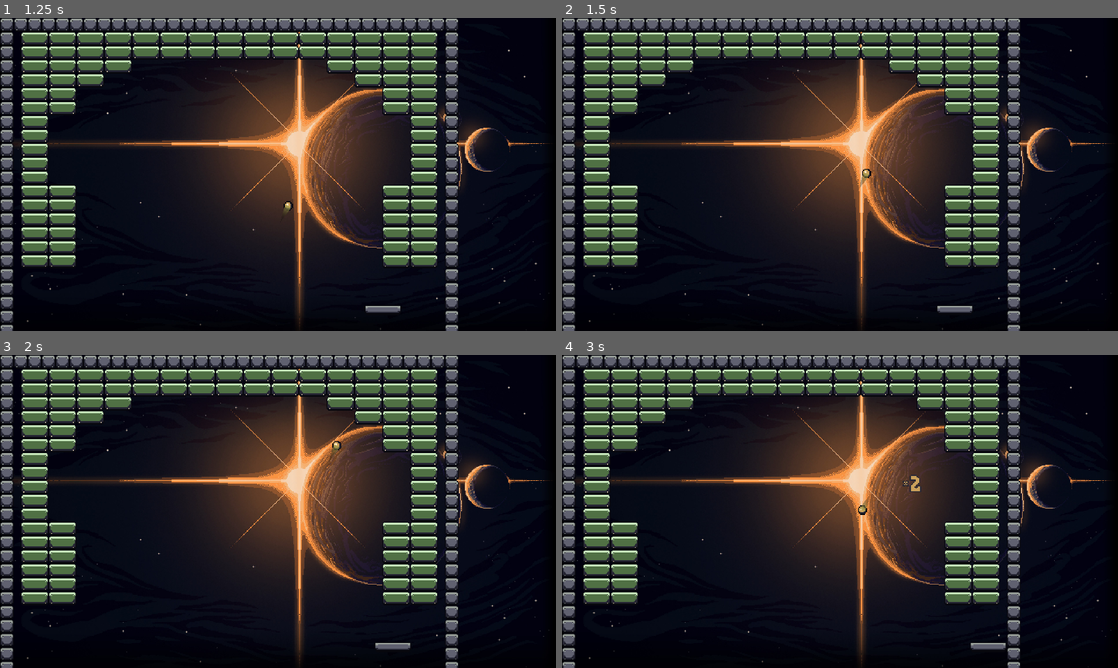
Above: before the commit, frames 1-4 (two rows, left to right).
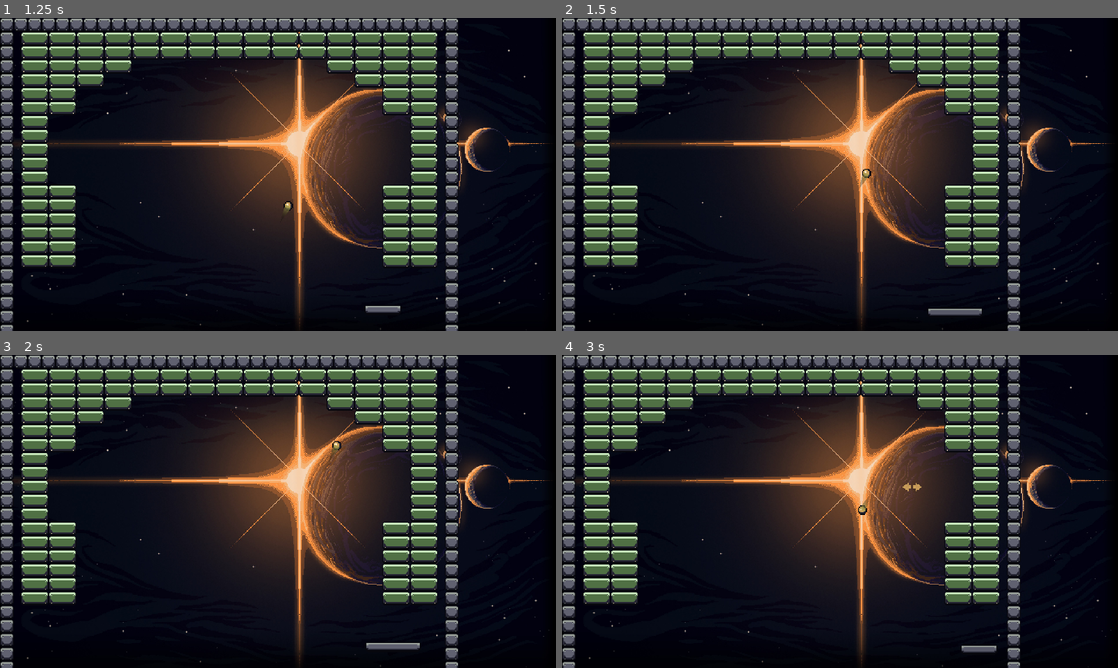
Above: after the commit, the same moments.

Repository: naviltsev/Arkanoid
Game: Godot game, scene res://Levels/level_template.tscn
The game is run twice, just before and just after one commit, with the same random seed, the same clock (stepped at 60 frames per second) and the same inputs.
Inputs:
- Up to frame 1 (1.25 s): tap Enter (ui_accept) at 0.5, 0.77 s; hold Right (ui_right) from 0.53 s (still down)
- Up to frame 2 (1.5 s): tap Enter (ui_accept) at 1.25 s; release Right (ui_right) at 1.28 s; hold Down (ui_down) from 1.28 s (still down)
- Up to frame 3 (2 s): keep holding Down (ui_down); tap Enter (ui_accept) at 1.52 s
- Up to frame 4 (3 s): release Down (ui_down) at 2.03 s; hold Right (ui_right) 2.03-2.78 s; hold Up (ui_up) from 2.78 s (still down)

Frame 1 is identical in both runs. In frame 2, 0.2% of the frame differs, in the area x 65-76%, y 92-96%; in frame 3, less than 0.1%; in frame 4, 0.3%, in the area x 61-80%, y 38-96%.

Commit message:
add wide paddle power-up; fix paddle position before switching to wide paddle

Diff:
--- a/Player/player.gd
+++ b/Player/player.gd
@@ -59,6 +59,13 @@
 	if Input.is_action_just_pressed("ui_accept"):
 		set_state(STATE_BALL_DETACHED)
 		get_ball().launch(Vector2.ZERO)
+
+	if Input.is_action_just_pressed("ui_down"):
+		switch_to_wide_paddle()
+
+	if Input.is_action_just_pressed("ui_up"):
+		switch_to_regular_paddle()
+
 
 func set_state(state: int):
 	_state = state
@@ -128,9 +135,15 @@
 
 # turns on wide paddle as a result of POWERUP_WIDE_PADDLE
 func switch_to_wide_paddle():
+	collision_shape.shape.set_height(192)
 	animation_player.play("switch_to_wide_paddle")
-	collision_shape.shape.set_height(192)
+
+	# shift paddle to the safe place if it's too close to the wall
+	if position.x <= 145:
+		position.x = 145
+	if position.x >= 1440:
+		position.x = 1440
 
 func switch_to_regular_paddle():
+	collision_shape.shape.set_height(128)
 	animation_player.play("switch_to_regular_paddle")
-	collision_shape.shape.set_height(128)
--- a/Powerups/power_up.gd
+++ b/Powerups/power_up.gd
@@ -6,10 +6,10 @@
 const LOCAL_COORDS = Vector2i(0, 0)
 
 const POWERUP_COORDS = {
+	Globals.POWERUP_MULTIPLE_BALLS: Vector2i(2, 0),
+	Globals.POWERUP_HEAVY_BALL: Vector2i(4, 0),
 	Globals.POWERUP_GLUE_PADDLE: Vector2i(5, 0),
-	Globals.POWERUP_HEAVY_BALL: Vector2i(4, 0),
-	Globals.POWERUP_MULTIPLE_BALLS: Vector2i(2, 0),
-	Globals.POWERUP_WIDE_PADDLE: Vector2i(1, 0),
+	Globals.POWERUP_WIDE_PADDLE: Vector2i(6, 0),
 }
 
 #const POWERUP_ROCKET_COORDS = Vector2i(0, 0)
--- a/Powerups/power_up.tscn
+++ b/Powerups/power_up.tscn
@@ -12,6 +12,9 @@
 3:0/0 = 0
 4:0/0 = 0
 5:0/0 = 0
+6:0/0 = 0
+7:0/0 = 0
+8:0/0 = 0
 
 [sub_resource type="TileSet" id="TileSet_xpanl"]
 sources/0 = SubResource("TileSetAtlasSource_g4hy1")
Binary file changed: Assets/arkanoid_powerups.png
